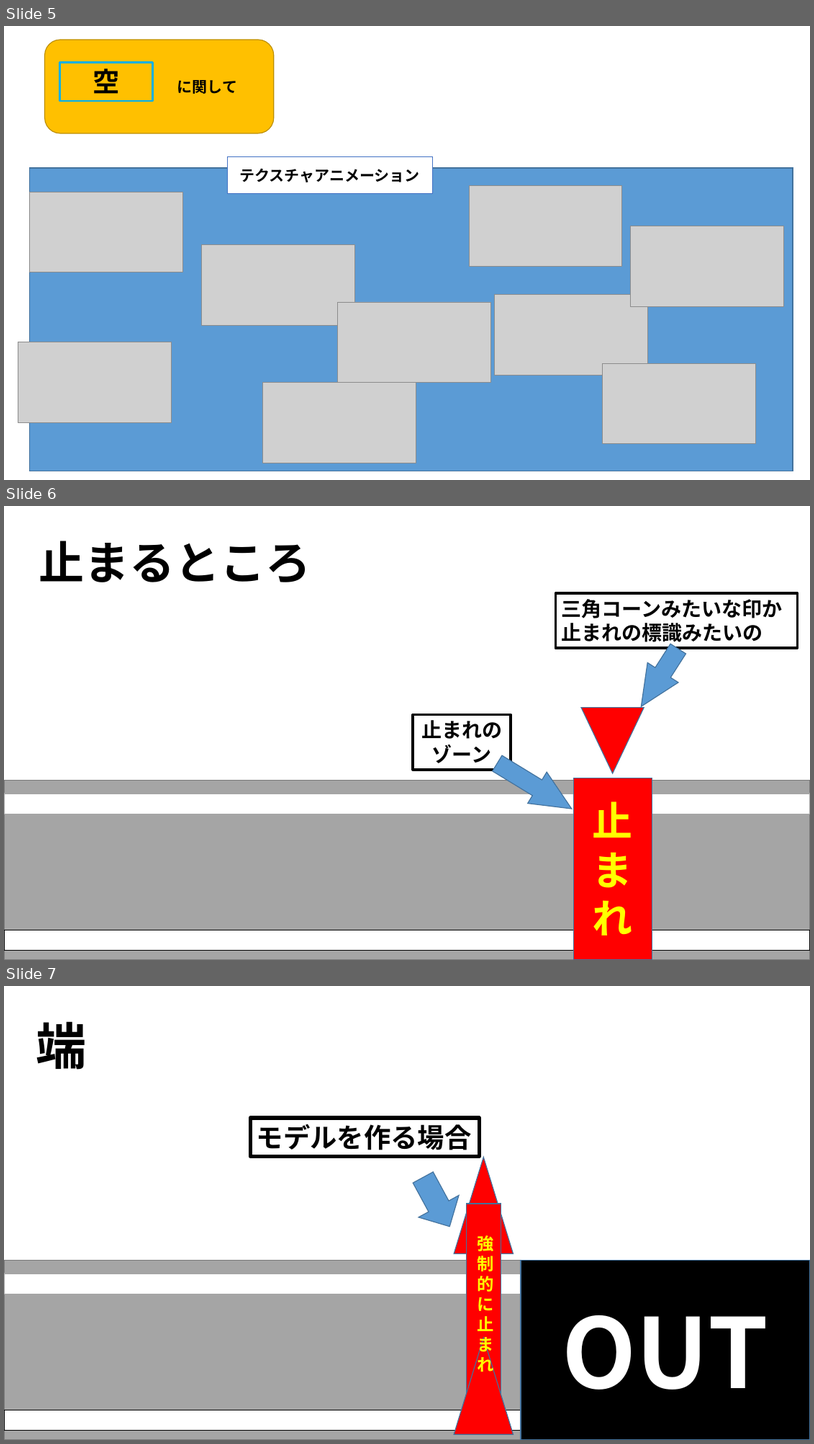
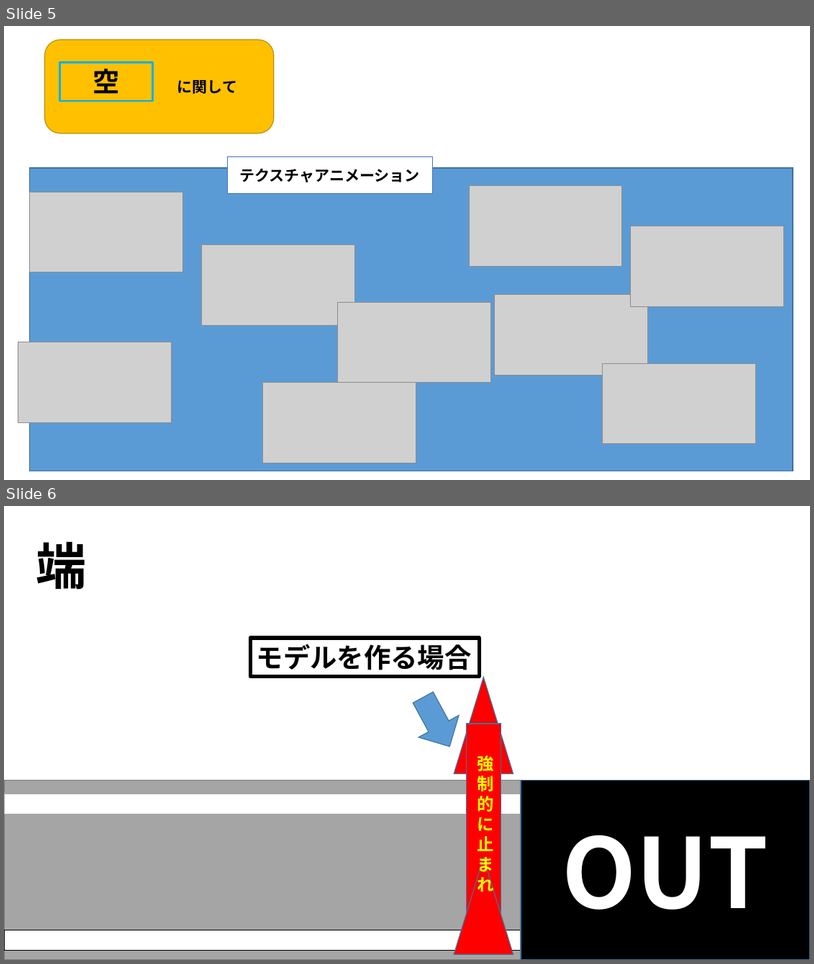
Before and after one commit to MizukiKato0416/sotsugyou_time_kato, a slide deck: 企画書/企画書３.pptx. Shown one above the other, each under a label of ours: slides 5, 6 and 7 before the commit, slides 5 and 6 after it. The pictures are 814x1444 and 814x964 pixels, drawn with LibreOffice and Linux fonts; fonts in the diff are those of the drawing; grey boxes stand for pictures. Boxes give left, top, right and bottom in pixels: in the first picture for what was removed or moved away, otherwise in the second. Text is boxed around its words. In the diff, an @@ line names an element or a change of style, - is before the commit and + after.

Commit message:
kaeta

```diff
--- a/企画書/企画書３.pptx
+++ b/企画書/企画書３.pptx
@@ slide 6 removed at (4,506,810,960), background #FFFFFF @@
@@ text removed at (39,541,311,582) @@
-止まるところ
@@ rectangle removed at (556,593,797,648) @@
-三角コーンみたいな印か
-止まれの標識みたいの
@@ down arrow removed at (626,638,694,716) @@
@@ rectangle removed at (413,715,511,770) @@
-止まれのゾーン
@@ triangle removed at (581,708,645,773) @@
@@ down arrow removed at (488,747,581,824) @@
@@ rectangle removed at (4,780,810,960) @@
@@ rectangle removed at (574,777,653,960) @@
-止
-ま
-れ
@@ rectangle removed at (4,793,810,814) @@
@@ rectangle removed at (4,930,810,950) @@
@@ what was slide 7 is now slide 6 @@
```
